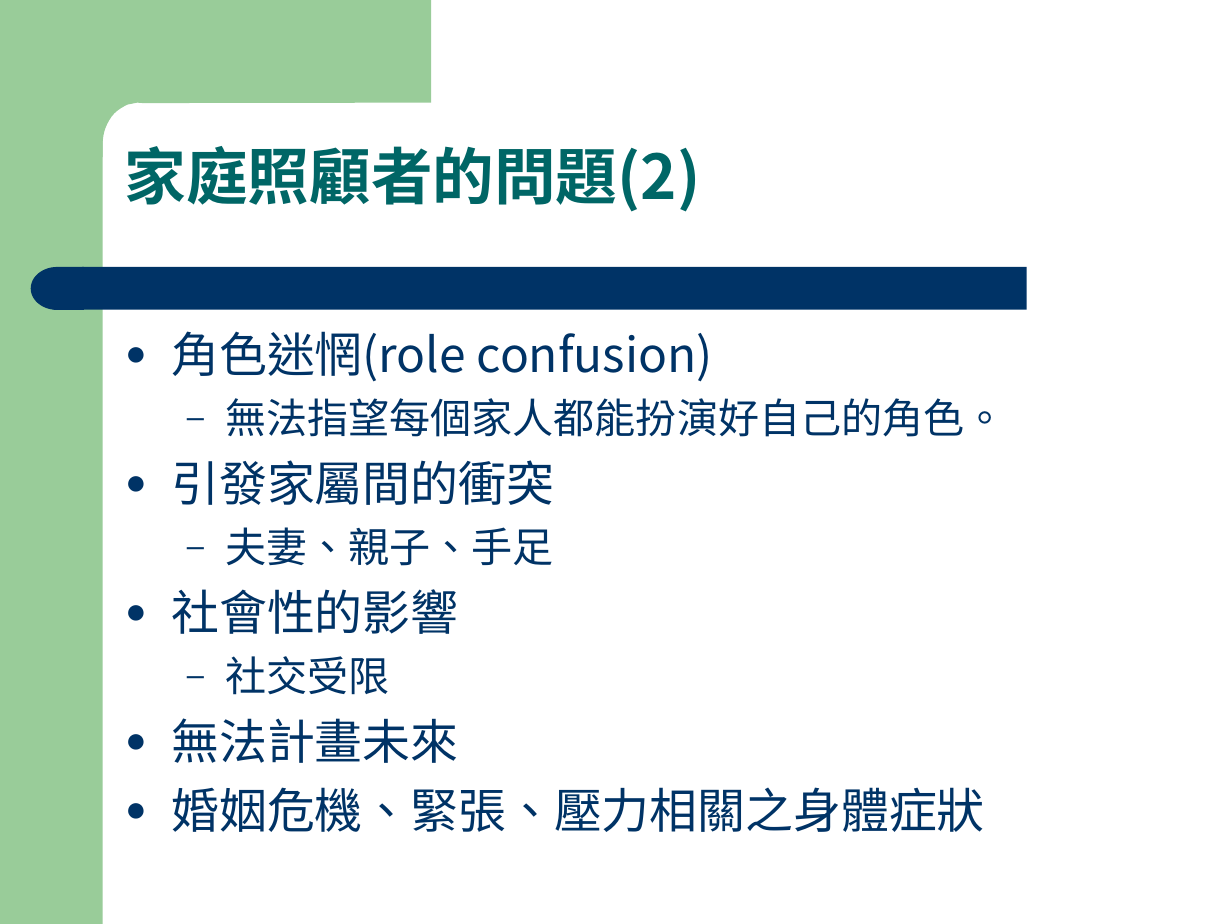
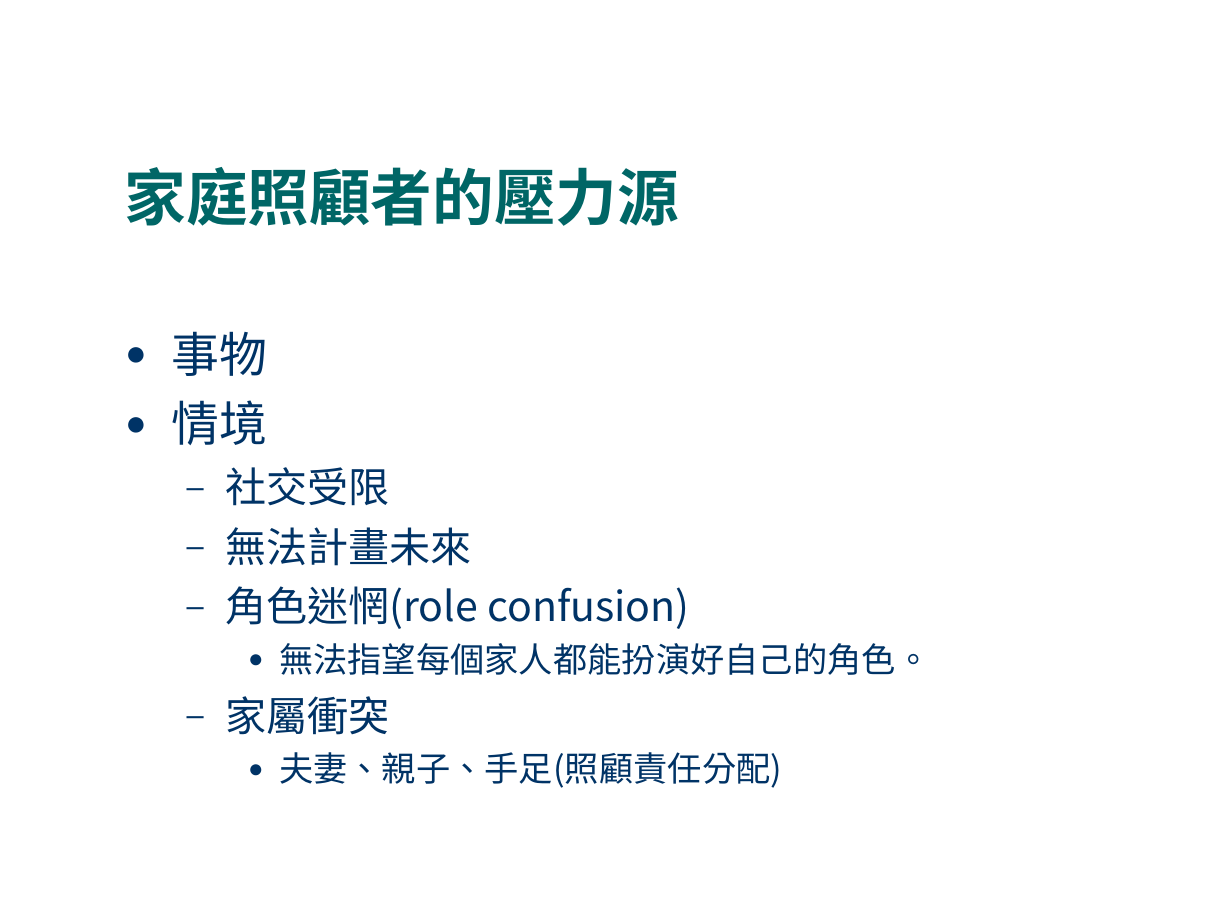
Before and after one commit to fhopecc/stxt, a slide deck: slide 10 of doc/tutorial/home_care.odp (slide 9 before the commit). Drawn at 1232x924 pixels with LibreOffice and Linux fonts; fonts in the diff are those of the drawing. Boxes give left, top, right and bottom in pixels: in the first picture for what was removed or moved away, otherwise in the second. Text is boxed around its words. In the diff, an @@ line names an element or a change of style, - is before the commit and + after.

```diff
--- a/doc/tutorial/home_care.odp
+++ b/doc/tutorial/home_care.odp
@@ title "家庭照顧者的壓力源" at (125,167,679,226): vertical alignment middle to bottom @@
@@ title at (125,167,679,226): text changed @@
-家庭照顧者的問題(2)
+家庭照顧者的壓力源
@@ group removed at (0,0,1027,924): 1 rectangle, 1 freeform shape, 1 rounded rectangle, 1 flow chart delay @@
@@ text at (171,331,471,566): paragraphs added @@
+● 事物
+● 情境
+  – 社交受限
+  – 無法計畫未來
@@ text at (225,586,930,675): size 28 to 24 pt in "角色迷惘(role confusion)"; size 24 to 20 pt in "無法指望每個家人都能扮演好自己的角色。"; bullet ● to –; list level 1 to 2 in "角色迷惘(role confusion)"; bullet – to ●; list level 2 to 3 in "無法指望每個家人都能扮演好自己的角色。" @@
@@ text at (225,696,782,788): text changed; size 28 to 20 pt @@
-● 引發家屬間的衝突
-  – 夫妻、親子、手足
-● 社會性的影響
-  – 社交受限
-● 無法計畫未來
-● 婚姻危機、緊張、壓力相關之身體症狀
+  – 家屬衝突
+    ● 夫妻、親子、手足(照顧責任分配)
```
Also in this commit, not shown: 24 other slides changed, 4 slides added, 3 other files.
